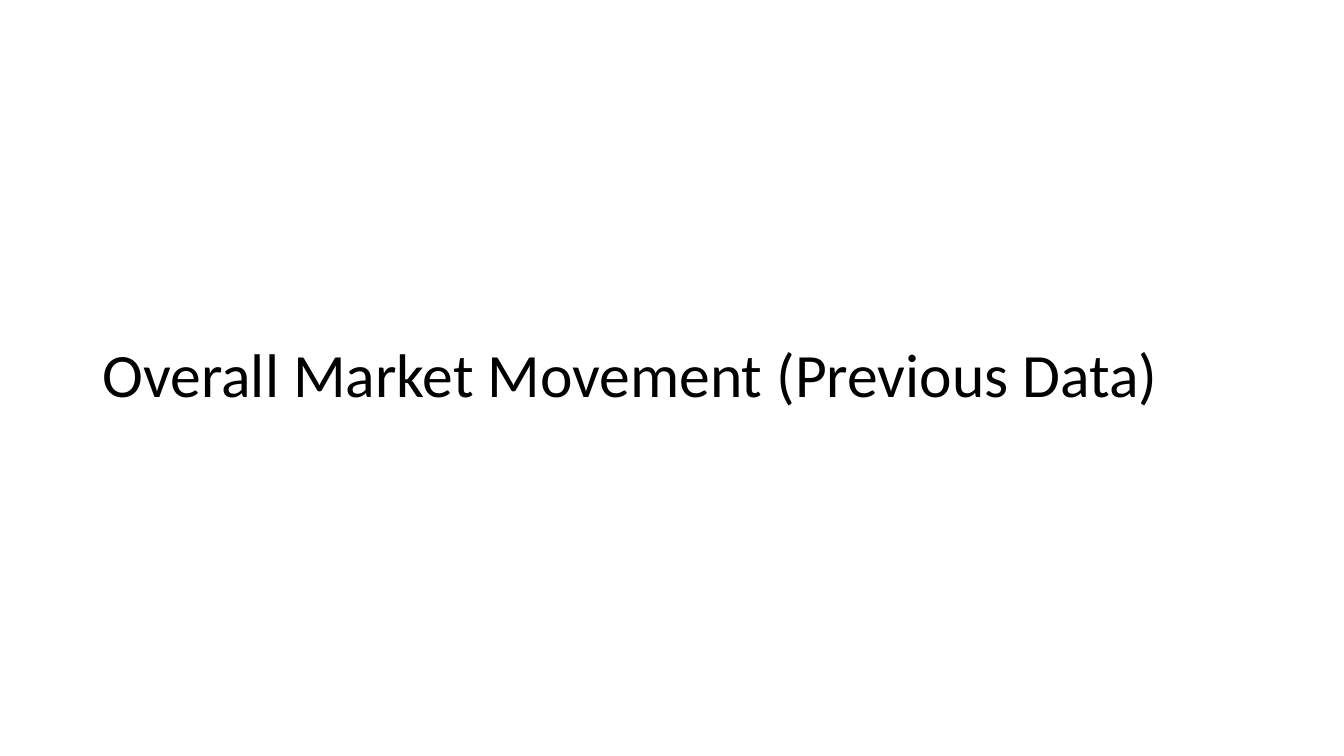
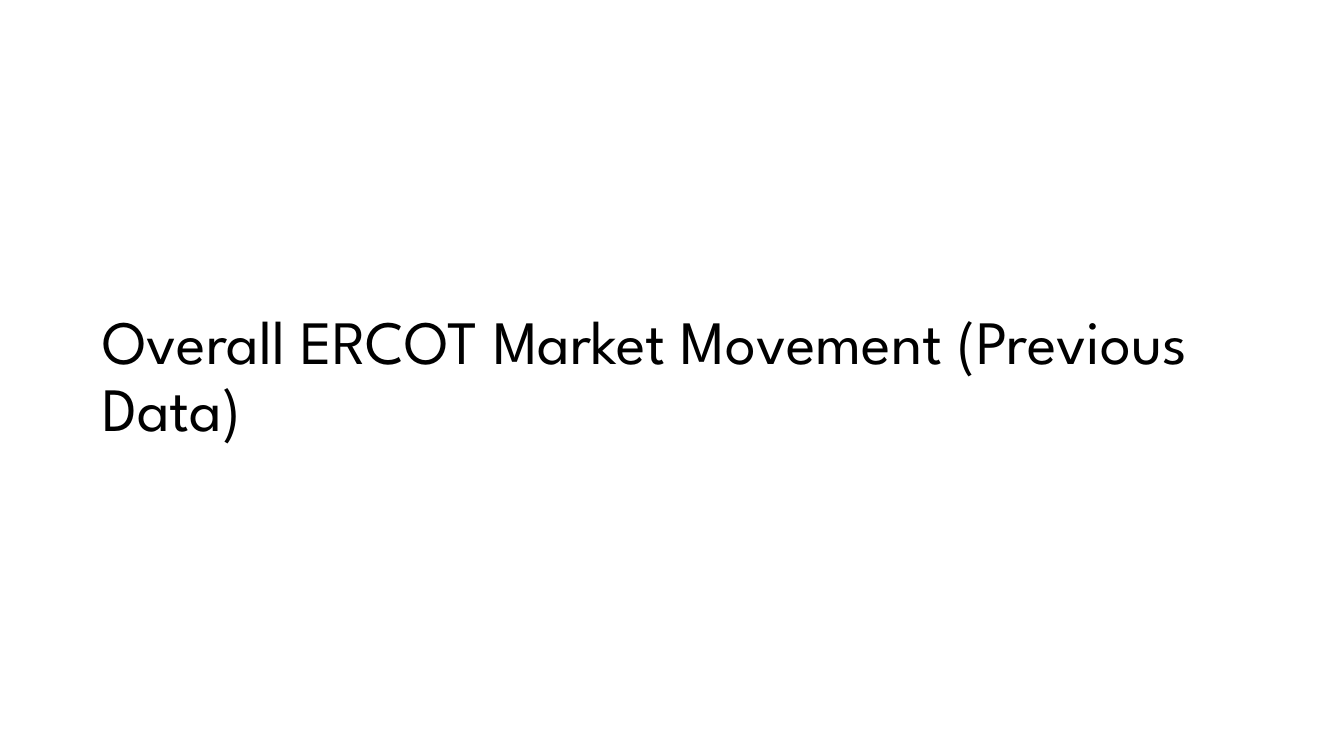
Before and after one commit to jiyoojeong/Nephila_Summer2020, a slide deck: slide 39 of renewables/ErcotForwards_Presentation.pptx (slide 29 before the commit). Drawn at 1344x756 pixels with LibreOffice and Linux fonts; fonts in the diff are those of the drawing. Boxes give left, top, right and bottom in pixels: in the first picture for what was removed or moved away, otherwise in the second. Text is boxed around its words. In the diff, an @@ line names an element or a change of style, - is before the commit and + after.

```diff
--- a/renewables/ErcotForwards_Presentation.pptx
+++ b/renewables/ErcotForwards_Presentation.pptx
@@ title at (x1=102, y1=321, x2=1187, y2=444): text changed; font Calibri to League Spartan @@
-Overall Market Movement (Previous Data)
+Overall ERCOT Market Movement (Previous Data)
```
Also in this commit, not shown: 12 other slides changed, 20 slides added, 10 slides removed, 38 other files.
